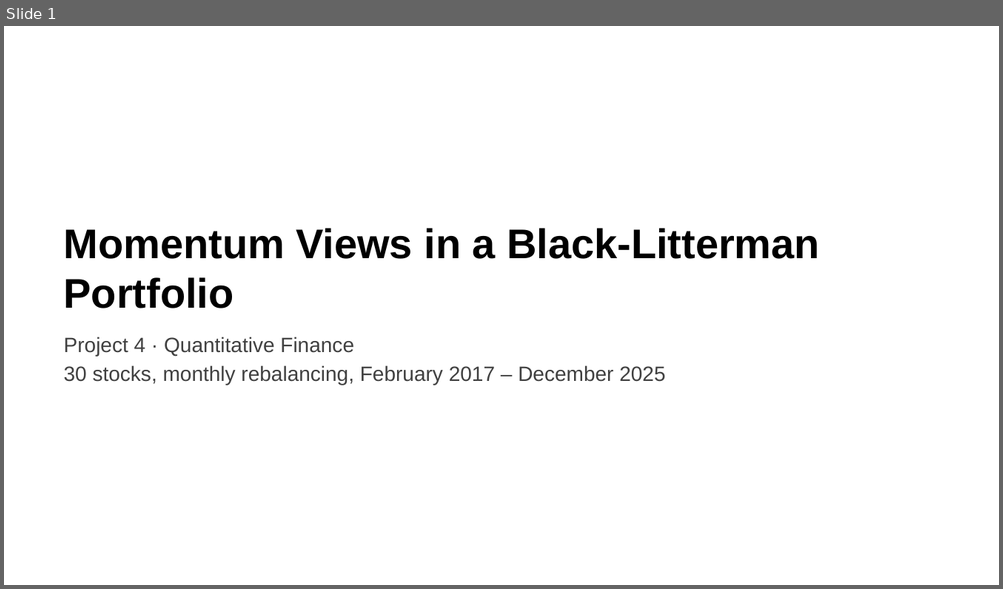
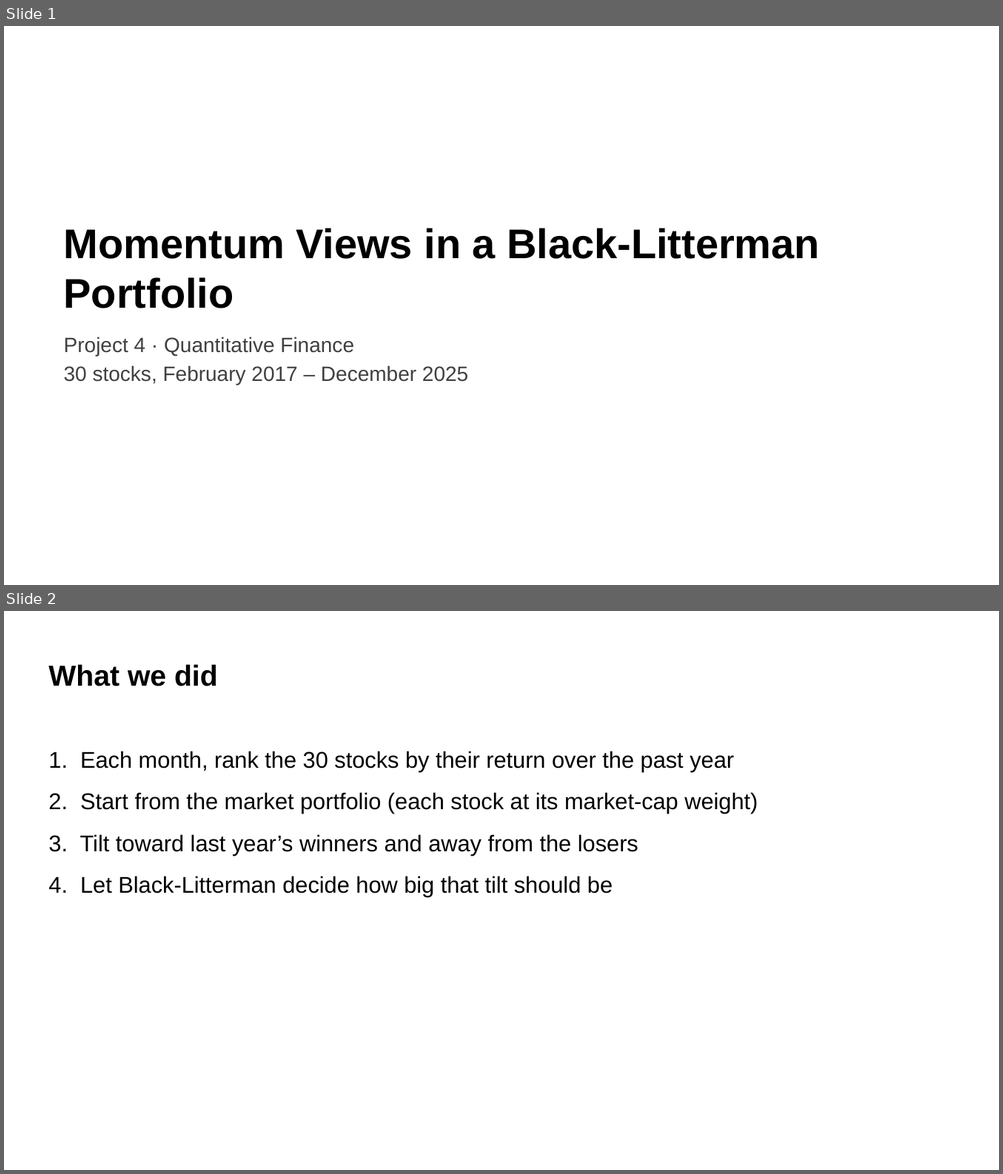
Before and after one commit to mateopreve-dev/quant-finance-project, a slide deck: slides/Project4_MomentumBL.pptx. Shown one above the other, each under a label of ours: slide 1 before the commit, slides 1 and 2 after it. The pictures are 1003x589 and 1003x1174 pixels, drawn with LibreOffice and Linux fonts; fonts in the diff are those of the drawing. Boxes give left, top, right and bottom in pixels: in the first picture for what was removed or moved away, otherwise in the second. Text is boxed around its words. In the diff, an @@ line names an element or a change of style, - is before the commit and + after.

```diff
--- a/slides/Project4_MomentumBL.pptx
+++ b/slides/Project4_MomentumBL.pptx
@@ slide 2 added at (4,611,999,1170), background #FFFFFF @@
@@ title added at (48,664,218,686), 28 pt, text #000000, bold @@
+What we did
@@ text added at (48,751,757,897), 22 pt, text #000000 @@
+1. Each month, rank the 30 stocks by their return over the past year
+2. Start from the market portfolio (each stock at its market-cap weight)
+3. Tilt toward last year’s winners and away from the losers
+4. Let Black-Litterman decide how big that tilt should be
@@ slide 1 changed as well @@
@@ text at (64,366,468,385): text changed @@
-30 stocks, monthly rebalancing, February 2017 – December 2025
+30 stocks, February 2017 – December 2025
```
Also in this commit, not shown: 4 other slides changed, 2 other slides added, 5 slides removed.
